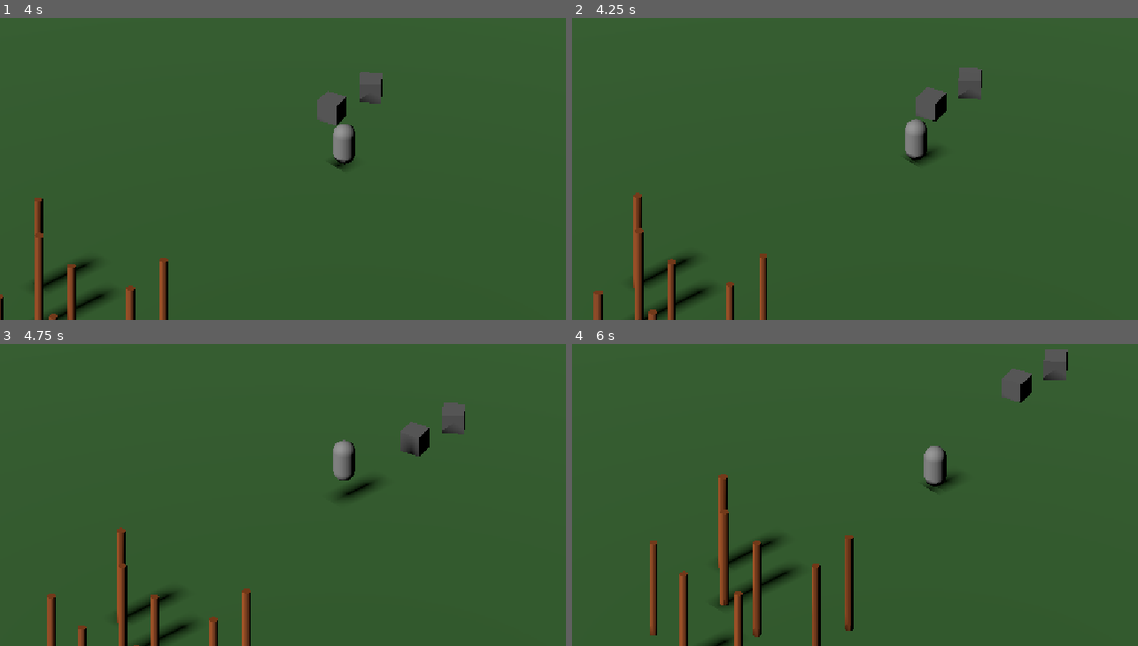
Above: before the commit, frames 1-4 (two rows, left to right).
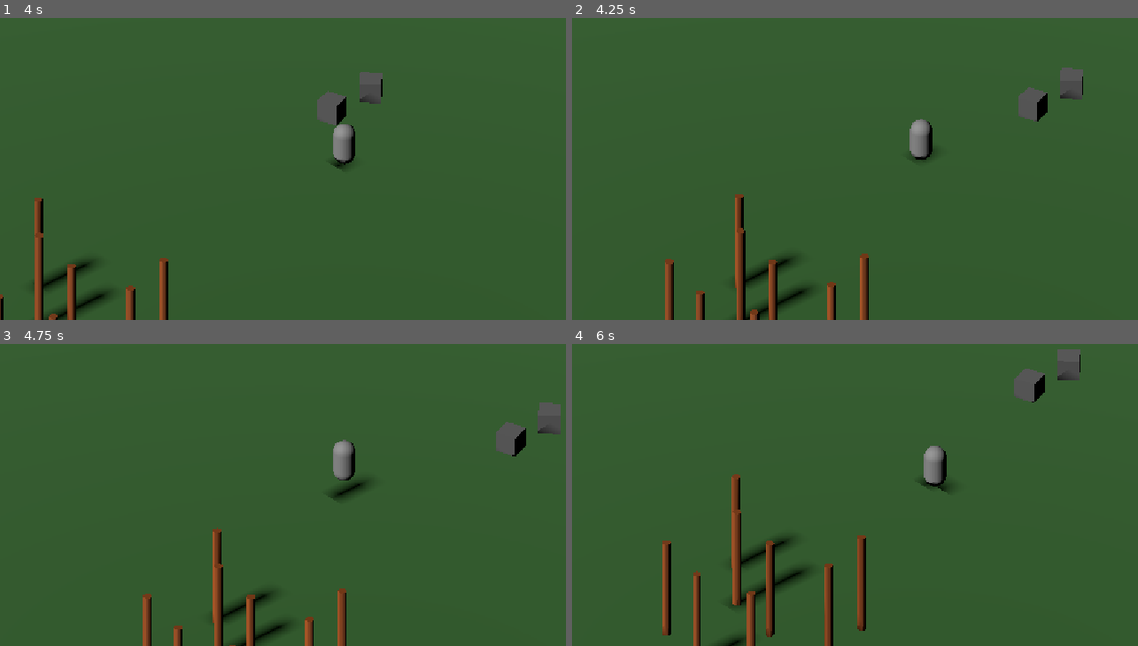
Above: after the commit, the same moments.

Repository: Ardensten/SurvivalSurvivors
Game: Godot game, scene res://main/main.tscn
Same seed, same stepped clock (60 frames per second), same inputs: the game is played once before the commit and once after it.
Inputs:
- Up to frame 1 (4 s): tap Enter (ui_accept) at 0.5, 0.77, 1.52, 3.02, 3.77 s; hold Right (ui_right) 0.53-1.28 s; hold Down (ui_down) 1.28-2.03 s; hold Right (ui_right) 2.03-2.78 s; hold Up (ui_up) 2.78-3.53 s; hold Left (ui_left) from 3.53 s (still down)
- Up to frame 2 (4.25 s): keep holding Left (ui_left); tap F6 (load_scene, bound only after the commit) at 4.15 s
- Up to frame 3 (4.75 s): keep holding Left (ui_left); tap Enter (ui_accept) at 4.52 s
- Up to frame 4 (6 s): tap F5 (restart_scene, bound only after the commit) at 4.9 s; release Left (ui_left) at 5.03 s; hold Down (ui_down) 5.03-5.78 s; hold Right (ui_right) from 5.78 s (still down)

Frame 1 is identical in both runs. In frame 2, 6.8% of the frame differs, in the area x 3-91%, y 16-100%; in frame 3, 6.0%; in frame 4, 8.1%, in the area x 13-90%, y 1-100%.

Commit message:
Added basic functions to scene manager, and renamed all managers

Diff:
--- a/core/autoloads/SettingsManager.gd
+++ /dev/null
@@ -1,11 +0,0 @@
-extends Node
-
-
-# Called when the node enters the scene tree for the first time.
-func _ready() -> void:
-	pass # Replace with function body.
-
-
-# Called every frame. 'delta' is the elapsed time since the previous frame.
-func _process(delta: float) -> void:
-	pass
--- /dev/null
+++ b/core/autoloads/scene_manager.gd
@@ -0,0 +1,16 @@
+extends Node
+
+
+func load_scene(scene_path: String) -> void:
+	var error := get_tree().change_scene_to_file(scene_path)
+
+	if error != OK:
+		push_error("Failed to load scene: %s" % scene_path)
+
+
+func restart_scene() -> void:
+	get_tree().reload_current_scene()
+
+
+func quit_game() -> void:
+	get_tree().quit()
--- /dev/null
+++ b/main/main.gd
@@ -0,0 +1,18 @@
+extends Node3D
+
+
+# Called when the node enters the scene tree for the first time.
+func _ready() -> void:
+	pass # Replace with function body.
+
+
+# Called every frame. 'delta' is the elapsed time since the previous frame.
+func _process(_delta: float) -> void:
+	if Input.is_action_just_pressed("restart_scene"):
+		SceneManager.restart_scene()
+
+	if Input.is_action_just_pressed("load_scene"):
+		SceneManager.load_scene("res://main/main.tscn")
+
+	if Input.is_action_just_pressed("quit"):
+		SceneManager.quit_game()
--- a/main/main.tscn
+++ b/main/main.tscn
@@ -1,11 +1,13 @@
 [gd_scene format=3 uid="uid://qgsyimsl2lbu"]
 
+[ext_resource type="Script" uid="uid://cjb0s54jw65s1" path="res://main/main.gd" id="1_3wy1v"]
 [ext_resource type="PackedScene" uid="uid://clc8ibsyeuehl" path="res://game/player/player.tscn" id="1_pjrb6"]
 [ext_resource type="PackedScene" uid="uid://b6egx6mrhs5gi" path="res://game/camera/camera.tscn" id="2_c651c"]
 [ext_resource type="PackedScene" uid="uid://c4ne1loh7upyv" path="res://game/world/world.tscn" id="2_xwkvk"]
 [ext_resource type="PackedScene" uid="uid://c4ejih2we525s" path="res://debug/debug_overlay.tscn" id="4_c651c"]
 
 [node name="Main" type="Node3D" unique_id=1246959133]
+script = ExtResource("1_3wy1v")
 
 [node name="Player" parent="." unique_id=1081011597 instance=ExtResource("1_pjrb6")]
 transform = Transform3D(1, 0, 0, 0, 1.0000001, 0, 0, 0, 1, 0, 1.0374845, 0)
--- a/project.godot
+++ b/project.godot
@@ -68,6 +68,21 @@
 "events": [Object(InputEventKey,"resource_local_to_scene":false,"resource_name":"","device":-1,"window_id":0,"alt_press …(195 unchanged characters)…
 ]
 }
+restart_scene={
+"deadzone": 0.2,
+"events": [Object(InputEventKey,"resource_local_to_scene":false,"resource_name":"","device":-1,"window_id":0,"alt_pressed":false,"shift_pressed":false,"ctrl_pressed":false,"meta_pressed":false,"pressed":false,"keycode":0,"physical_keycode":4194336,"key_label":0,"unicode":0,"location":0,"echo":false,"script":null)
+]
+}
+load_scene={
+"deadzone": 0.2,
+"events": [Object(InputEventKey,"resource_local_to_scene":false,"resource_name":"","device":-1,"window_id":0,"alt_pressed":false,"shift_pressed":false,"ctrl_pressed":false,"meta_pressed":false,"pressed":false,"keycode":0,"physical_keycode":4194337,"key_label":0,"unicode":0,"location":0,"echo":false,"script":null)
+]
+}
+quit={
+"deadzone": 0.2,
+"events": [Object(InputEventKey,"resource_local_to_scene":false,"resource_name":"","device":-1,"window_id":0,"alt_pressed":false,"shift_pressed":false,"ctrl_pressed":false,"meta_pressed":false,"pressed":false,"keycode":0,"physical_keycode":4194341,"key_label":0,"unicode":0,"location":0,"echo":false,"script":null)
+]
+}
 
 [physics]
 
Renamed: core/autoloads/GameManager.gd -> core/autoloads/game_manager.gd
Renamed: core/autoloads/GameManager.gd.uid -> core/autoloads/game_manager.gd.uid
Renamed: core/autoloads/SaveManager.gd -> core/autoloads/save_manager.gd
Renamed: core/autoloads/SaveManager.gd.uid -> core/autoloads/save_manager.gd.uid
Renamed: core/autoloads/SceneManager.gd.uid -> core/autoloads/scene_manager.gd.uid
Renamed: core/autoloads/SceneManager.gd -> core/autoloads/settings_manager.gd
Renamed: core/autoloads/SettingsManager.gd.uid -> core/autoloads/settings_manager.gd.uid
Not shown, added: main/main.gd.uid
